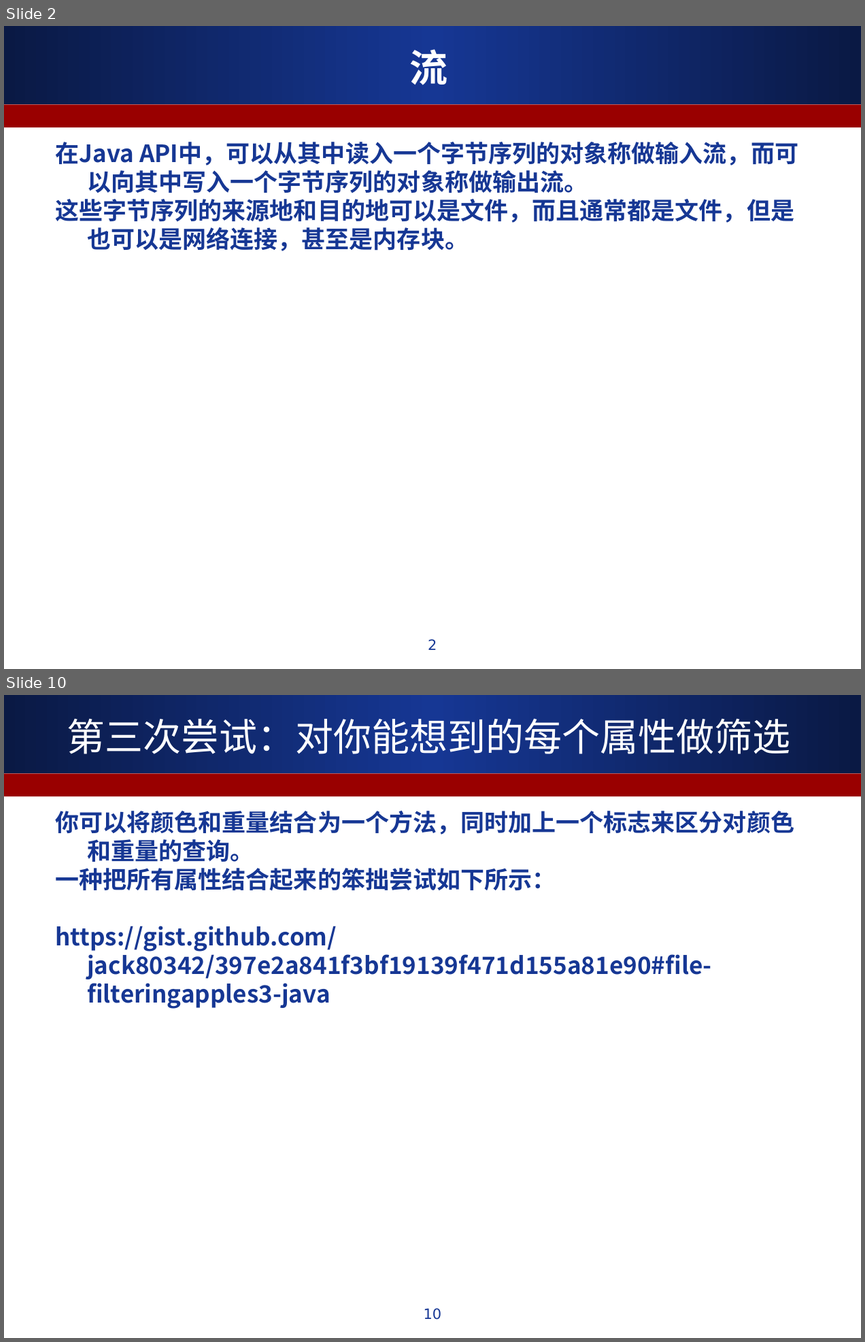
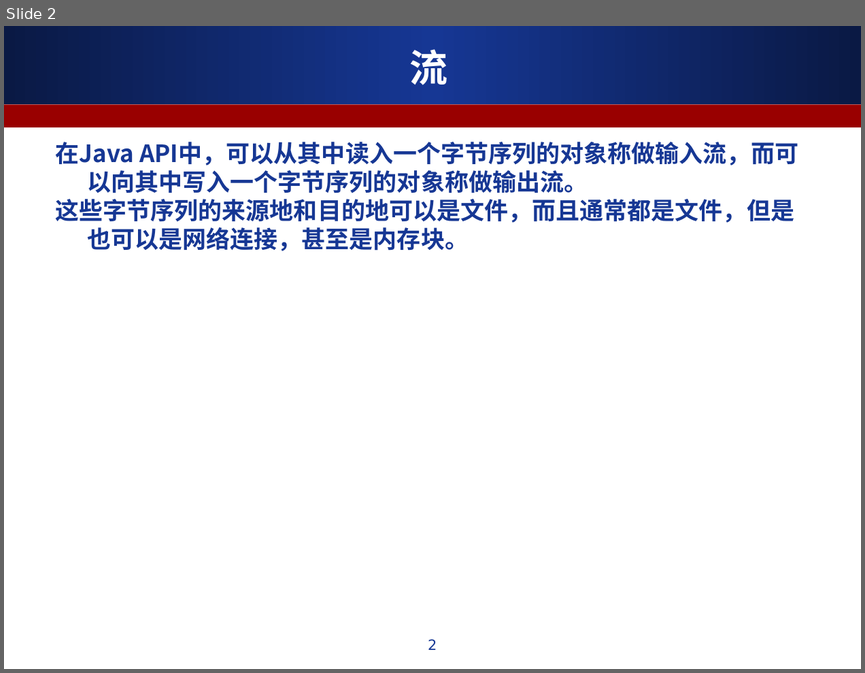
Before and after one commit to ALiberInc/Training, a slide deck: Java/第七章_流与文件.ppt. Shown one above the other, each under a label of ours: slides 2 and 10 before the commit, slide 2 after it; the slides between them are not shown. The pictures are 865x1342 and 865x673 pixels, drawn with LibreOffice and Linux fonts; fonts in the diff are those of the drawing. Boxes give left, top, right and bottom in pixels: in the first picture for what was removed or moved away, otherwise in the second. Text is boxed around its words. In the diff, an @@ line names an element or a change of style, - is before the commit and + after.

```diff
--- a/Java/第七章_流与文件.ppt
+++ b/Java/第七章_流与文件.ppt
@@ slide 10 removed at box(4, 695, 861, 1338), background #FFFFFF; not listed: 2 template elements that a slide beside it also shows @@
@@ title removed at box(67, 712, 790, 760) @@
-第三次尝试：对你能想到的每个属性做筛选
@@ text removed at box(55, 811, 794, 1008) @@
-你可以将颜色和重量结合为一个方法，同时加上一个标志来区分对颜色和重量的查询。
-一种把所有属性结合起来的笨拙尝试如下所示：
-https://gist.github.com/jack80342/397e2a841f3bf19139f471d155a81e90#file-filteringapples3-java
@@ page number removed at box(424, 1308, 442, 1319) @@
-10
```
Also in this commit, not shown: 1 slide changed, 3 slides added, 14 other slides removed.
